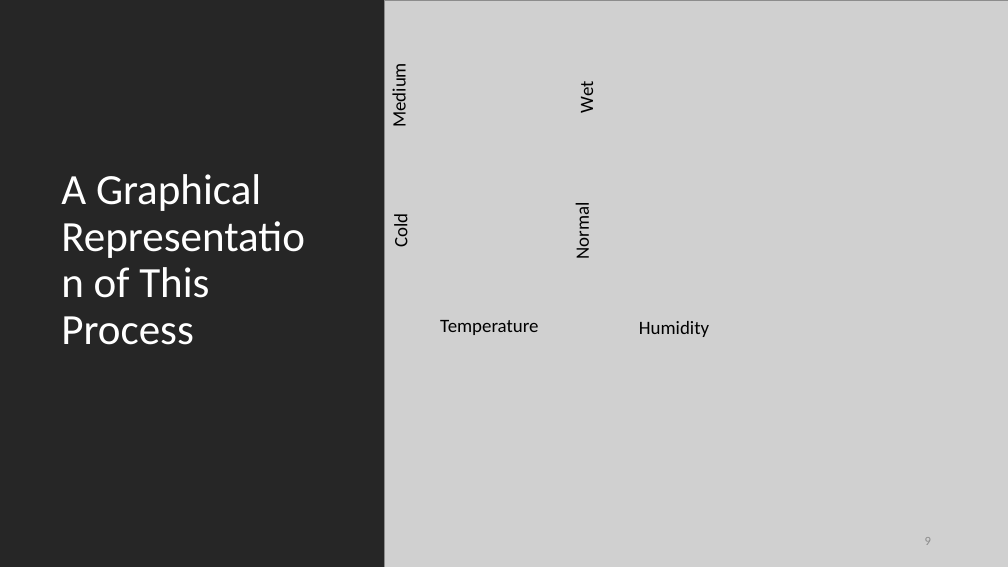
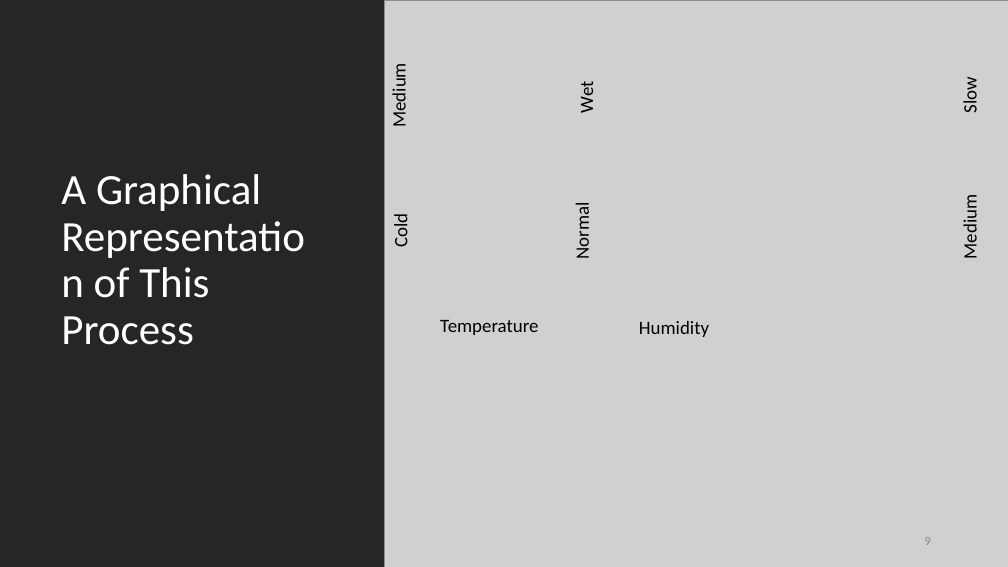
Before and after one commit to Arseni1919/Fuzzy_Logic_presentation, a slide deck: slide 9 of Presentation1.pptx. Drawn at 1008x567 pixels with LibreOffice and Linux fonts; fonts in the diff are those of the drawing; grey boxes stand for pictures. Boxes give left, top, right and bottom in pixels: in the first picture for what was removed or moved away, otherwise in the second. Text is boxed around its words. In the diff, an @@ line names an element or a change of style, - is before the commit and + after.

```diff
--- a/Presentation1.pptx
+++ b/Presentation1.pptx
@@ text added at box(959, 80, 982, 112), 18 pt, text #000000 @@
+Slow
@@ text added at box(959, 200, 982, 257), 18 pt, text #000000 @@
+Medium
```
Also in this commit, not shown: 1 slide added.
